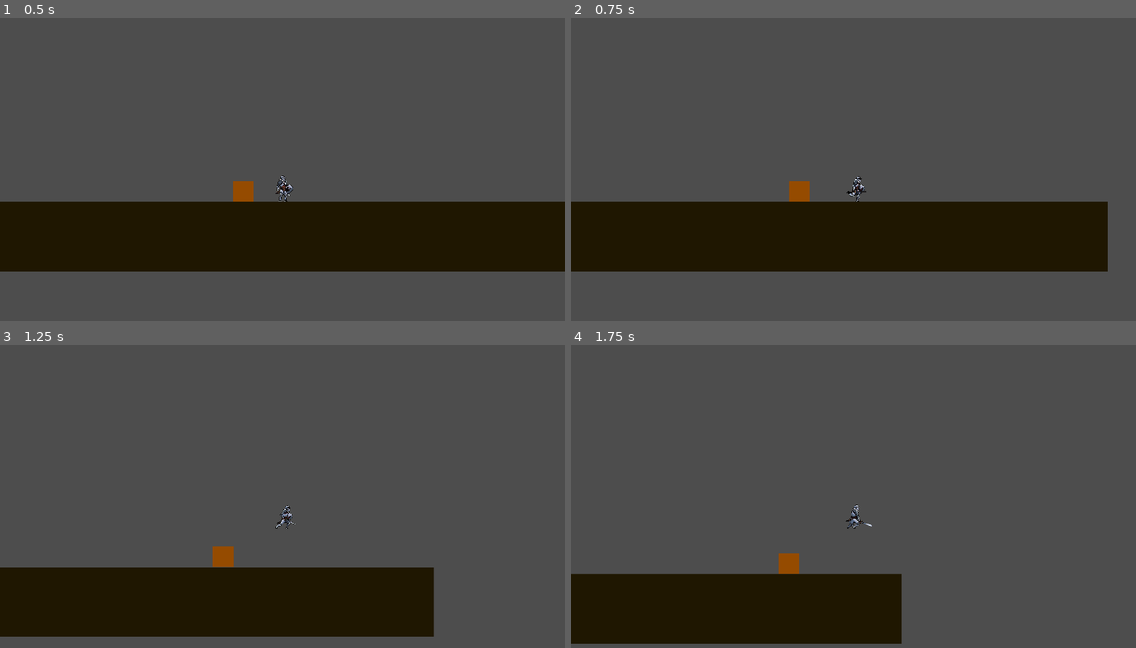
Above: before the commit, frames 1-4 (two rows, left to right).
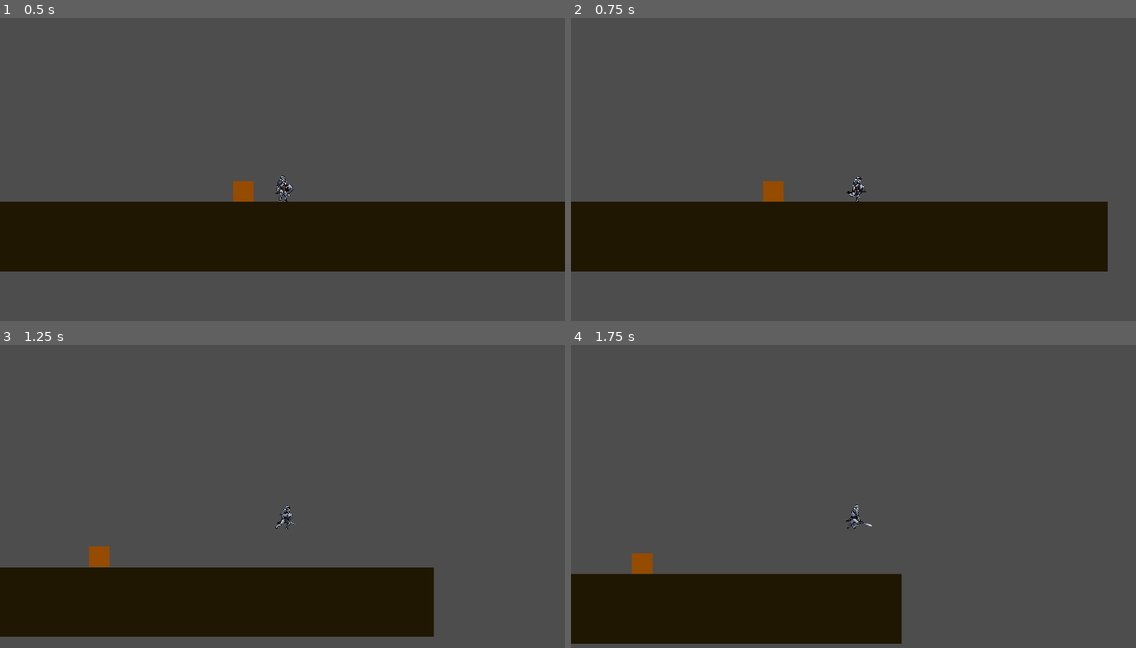
Above: after the commit, the same moments.

Repository: Darr3n2GG/Puzzle-Knight
Game: Godot game, scene res://Map/scenes/test.tscn
The game is run twice, just before and just after one commit, with the same random seed, the same clock (stepped at 60 frames per second) and the same inputs. The project has no main scene, so this scene is started directly.
Inputs:
- Up to frame 1 (0.5 s): no input
- Up to frame 2 (0.75 s): hold D (right) from 0.53 s (still down); tap Shift (change state, bound only after the commit) at 0.6 s
- Up to frame 3 (1.25 s): keep holding D (right); tap Space (jump) at 0.77 s
- Up to frame 4 (1.75 s): keep holding D (right); tap Shift (change state, bound only after the commit) at 1.35 s; tap Space (jump) at 1.52 s

Frame 1 is identical in both runs. In frame 2, 0.5% of the frame differs, in the area x 34-43%, y 53-61%; in frame 3, 0.5%, in the area x 15-42%, y 66-74%; in frame 4, 0.5%.

Commit message:
build 0.0015
-added golem change state
  ! use shift to toggle states

Diff:
--- a/Characters/scripts/golem/golemMove.gd
+++ b/Characters/scripts/golem/golemMove.gd
@@ -1,5 +1,6 @@
 extends CharacterBody2D
 @onready var player = get_parent().get_node("Player")
+@onready var state = 0
 @export var speed : float = 190.0
 var gravity = ProjectSettings.get_setting("physics/2d/default_gravity")
 
@@ -11,12 +12,27 @@
 	var playerposy = player.position.y
 	var distx = Vector2(selfposx,0).distance_to(Vector2(playerposx,0))
 	var disty = Vector2(0,selfposy).distance_to(Vector2(0,playerposy))
-	if not is_on_floor():
-		velocity.y += gravity * delta
-	if distx > 50:
-		var dir = (player.position.x - self.position.x)/abs(player.position.x - self.position.x)
-		global_position.x += speed * dir * delta
-	if disty > 500:
-		global_position = player.position
+	if Input.is_action_just_pressed("change state"):
+		if state == 0:
+			state = 1
+			set_collision_layer_value(2,0)
+			set_collision_layer_value(1,1)
+			set_collision_mask_value(2,0)
+			set_collision_mask_value(1,1)
+			velocity.y = 0
+		elif state == 1:
+			state = 0
+			set_collision_layer_value(1,0)
+			set_collision_layer_value(2,1)
+			set_collision_mask_value(1,0)
+			set_collision_mask_value(2,1)
+	if state == 0:
+		if not is_on_floor():
+			velocity.y += gravity * delta
+		if disty > 500:
+			global_position = player.position
+		elif distx > 50:
+			var dir = (player.position.x - self.position.x)/abs(player.position.x - self.position.x)
+			global_position.x += speed * dir * delta
 
 	move_and_slide()
--- a/project.godot
+++ b/project.godot
@@ -42,6 +42,11 @@
 "events": [Object(InputEventKey,"resource_local_to_scene":false,"resource_name":"","device":-1,"window_id":0,"alt_pressed":false,"shift_pressed":false,"ctrl_pressed":false,"meta_pressed":false,"pressed":false,"keycode":0,"physical_keycode":80,"key_label":0,"unicode":112,"echo":false,"script":null)
 ]
 }
+"change state"={
+"deadzone": 0.5,
+"events": [Object(InputEventKey,"resource_local_to_scene":false,"resource_name":"","device":-1,"window_id":0,"alt_pressed":false,"shift_pressed":false,"ctrl_pressed":false,"meta_pressed":false,"pressed":false,"keycode":0,"physical_keycode":4194325,"key_label":0,"unicode":0,"echo":false,"script":null)
+]
+}
 
 [layer_names]
 
